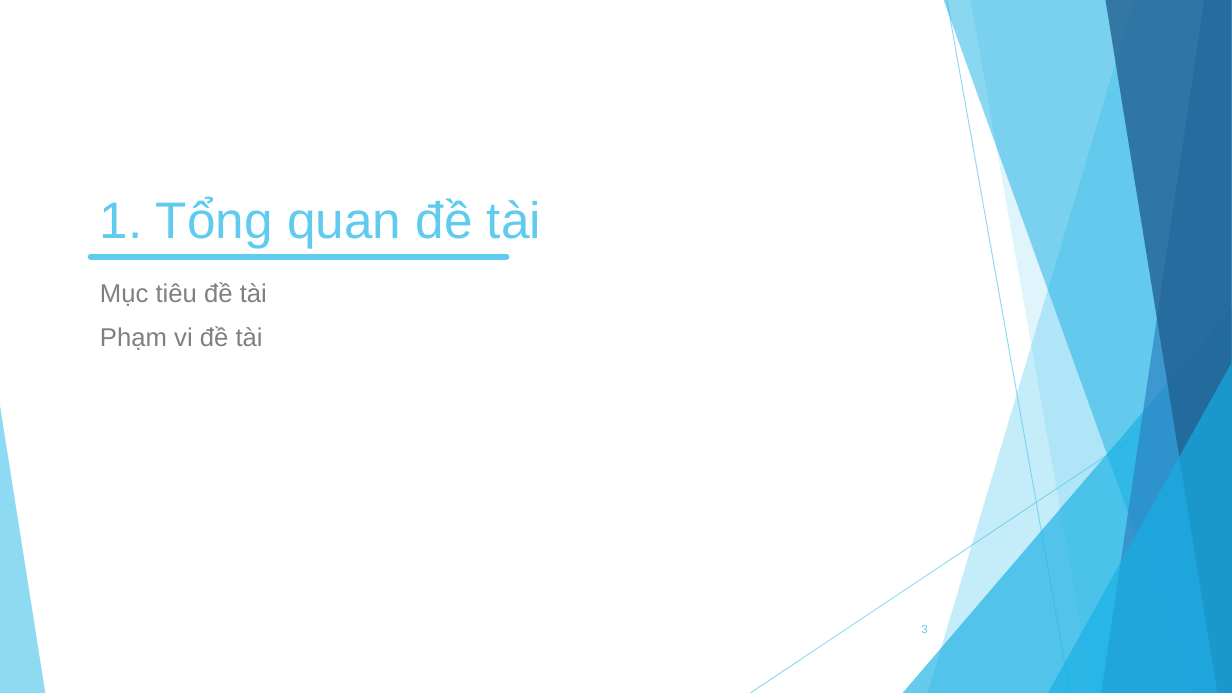
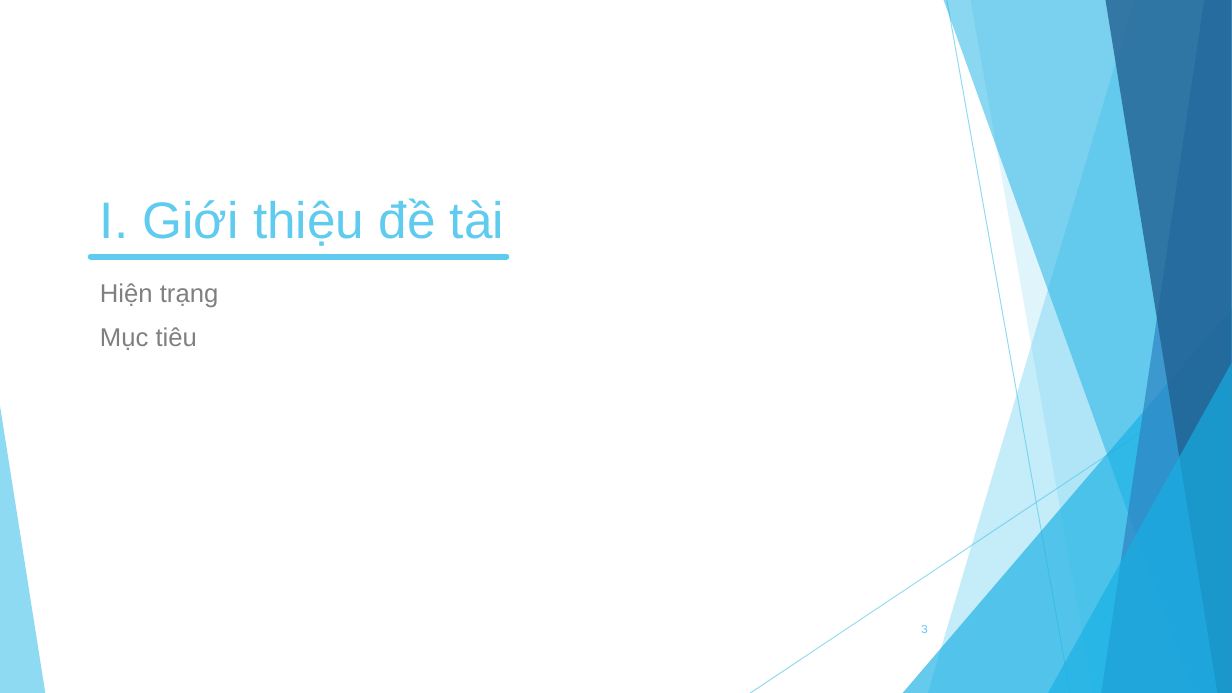
Before and after one commit to DuyK13/Rent-car-project, a slide deck: slide 3 of Tai_Lieu/Nhom14_KhoaLuan_Slide.pptx. Drawn at 1232x693 pixels with LibreOffice and Linux fonts; fonts in the diff are those of the drawing. Boxes give left, top, right and bottom in pixels: in the first picture for what was removed or moved away, otherwise in the second. Text is boxed around its words. In the diff, an @@ line names an element or a change of style, - is before the commit and + after.

```diff
--- a/Tai_Lieu/Nhom14_KhoaLuan_Slide.pptx
+++ b/Tai_Lieu/Nhom14_KhoaLuan_Slide.pptx
@@ title at (x1=100, y1=198, x2=504, y2=246): text changed @@
-1. Tổng quan đề tài
+I. Giới thiệu đề tài
@@ text at (x1=100, y1=283, x2=219, y2=350): text changed @@
-Mục tiêu đề tài
-Phạm vi đề tài
+Hiện trạng
+Mục tiêu
```
Also in this commit, not shown: 9 other slides changed, 13 slides added, 6 slides removed, 14 other files.
